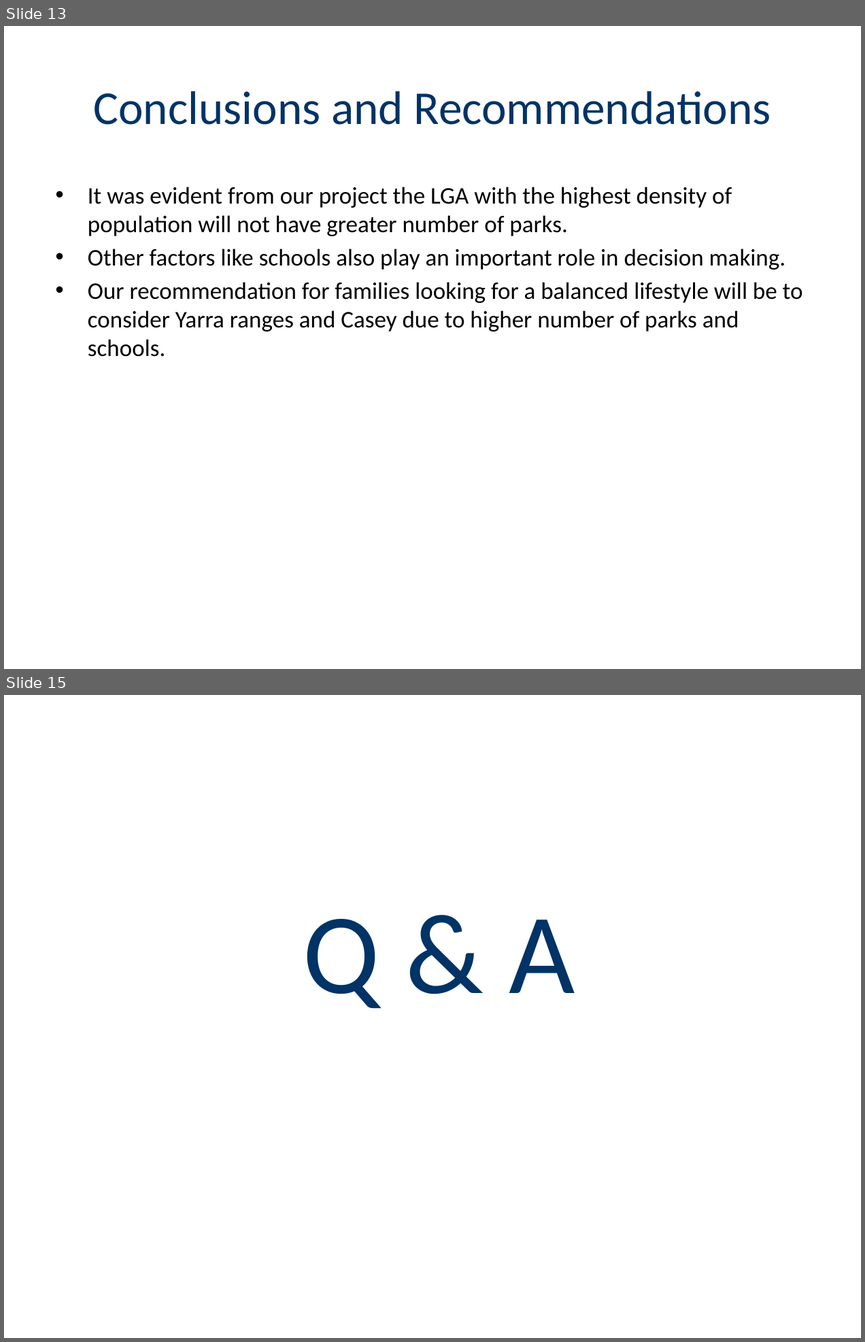
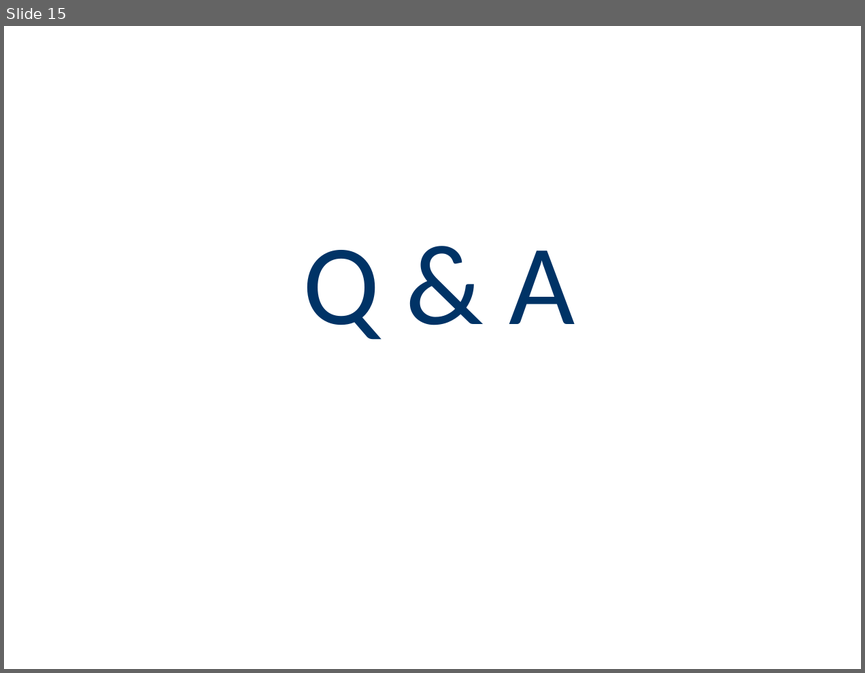
Before and after one commit to au-jr/Group-Project-1, a slide deck: Presentation/Open_Spaces_Presentation.pptx. Shown one above the other, each under a label of ours: slides 13 and 15 before the commit, slide 15 after it; the slides between them are not shown. The pictures are 865x1342 and 865x673 pixels, drawn with LibreOffice and Linux fonts; fonts in the diff are those of the drawing. Boxes give left, top, right and bottom in pixels: in the first picture for what was removed or moved away, otherwise in the second. Text is boxed around its words. In the diff, an @@ line names an element or a change of style, - is before the commit and + after.

```diff
--- a/Presentation/Open_Spaces_Presentation.pptx
+++ b/Presentation/Open_Spaces_Presentation.pptx
@@ slide 13 removed at (4,26,861,669), background #FFFFFF @@
@@ title removed at (93,91,771,125) @@
-Conclusions and Recommendations
@@ text removed at (88,186,803,356) @@
-• It was evident from our project the LGA with the highest density of population will not have greater number of parks.
-• Other factors like schools also play an important role in decision making.
-• Our recommendation for families looking for a balanced lifestyle will be to consider Yarra ranges and Casey due to higher number of parks and schools.
```
Also in this commit, not shown: 1 slide changed, 1 slide added.
